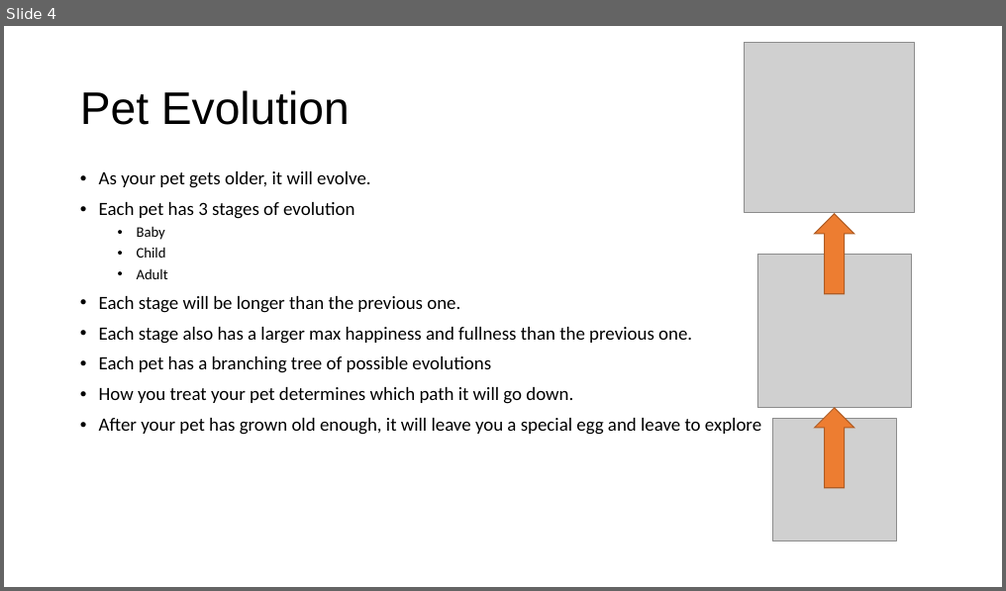
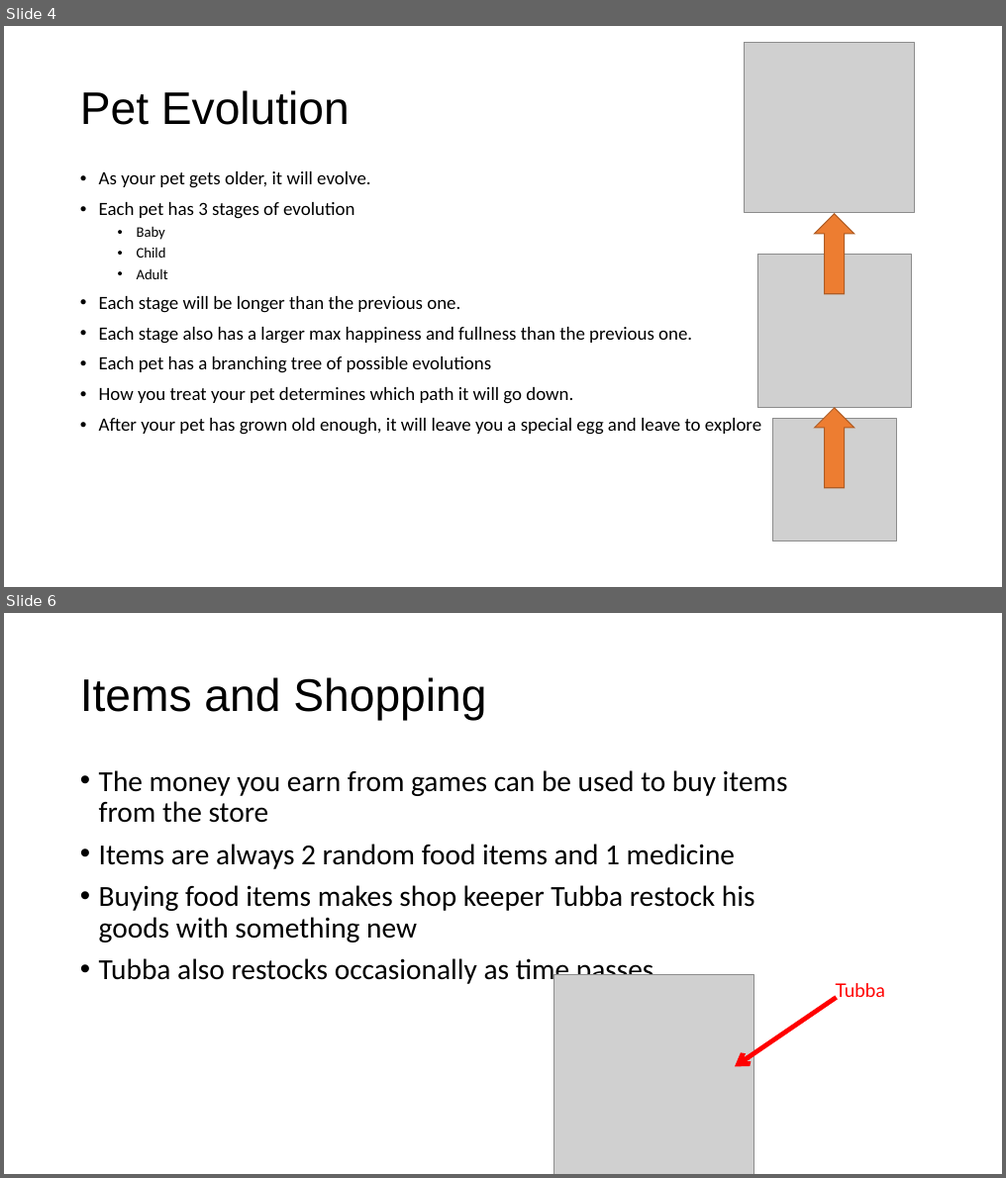
Before and after one commit to GregVanK/PibbliePums, a slide deck: Documents/GamePresentation1.pptx. Shown one above the other, each under a label of ours: slide 4 before the commit, slides 4 and 6 after it; the slides between them are not shown. The pictures are 1006x591 and 1006x1178 pixels, drawn with LibreOffice and Linux fonts; fonts in the diff are those of the drawing; grey boxes stand for pictures; background and template pictures are left out. Boxes give left, top, right and bottom in pixels: in the first picture for what was removed or moved away, otherwise in the second. Text is boxed around its words. In the diff, an @@ line names an element or a change of style, - is before the commit and + after.

```diff
--- a/Documents/GamePresentation1.pptx
+++ b/Documents/GamePresentation1.pptx
@@ slide 6 added at (x1=4, y1=613, x2=1002, y2=1174), background picture (left out) @@
@@ title added at (x1=80, y1=677, x2=486, y2=721), 44 pt, text #000000 @@
+Items and Shopping
@@ text added at (x1=99, y1=770, x2=788, y2=986), 28 pt, text #000000 @@
+• The money you earn from games can be used to buy items from the store
+• Items are always 2 random food items and 1 medicine
+• Buying food items makes shop keeper Tubba restock his goods with something new
+• Tubba also restocks occasionally as time passes
@@ picture added at (x1=554, y1=974, x2=754, y2=1174) @@
@@ arrow added from (837, 998) to (735, 1066), #FF0000 4.5 pt @@
@@ text added at (x1=836, y1=983, x2=885, y2=1001), 18 pt, text #FF0000 @@
+Tubba
```
Also in this commit, not shown: 1 slide changed, 6 other slides added, 4 slides removed, 3 other files.
